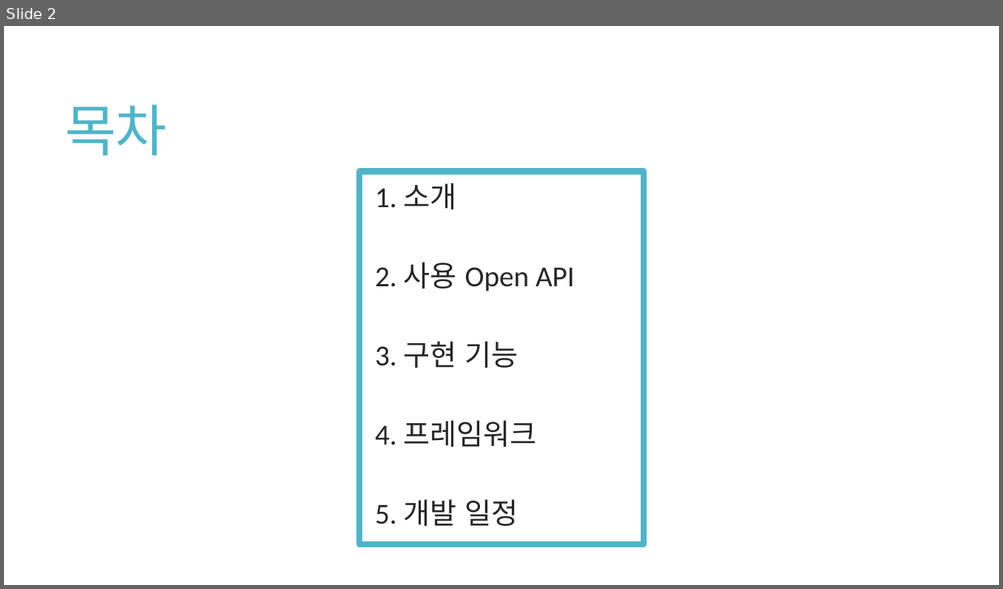
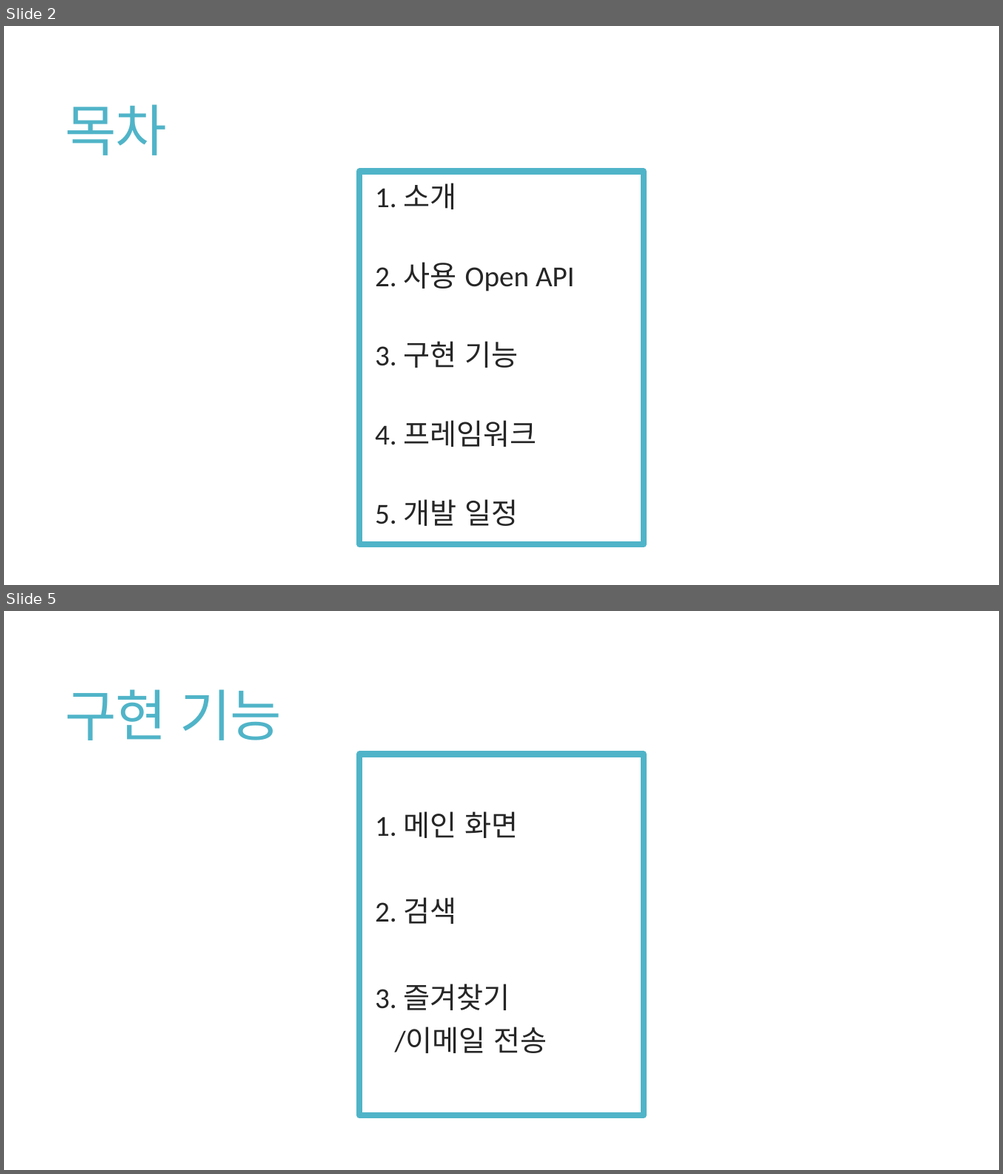
Before and after one commit to 1TAEK/ScriptLanguage-TermProject, a slide deck: 기획/2019스크립트언어 ㅌㅌ팀 기획발표.pptx. Shown one above the other, each under a label of ours: slide 2 before the commit, slides 2 and 5 after it; the slides between them are not shown. The pictures are 1003x589 and 1003x1174 pixels, drawn with LibreOffice and Linux fonts; fonts in the diff are those of the drawing. Boxes give left, top, right and bottom in pixels: in the first picture for what was removed or moved away, otherwise in the second. Text is boxed around its words. In the diff, an @@ line names an element or a change of style, - is before the commit and + after.

```diff
--- a/기획/2019스크립트언어 ㅌㅌ팀 기획발표.pptx
+++ b/기획/2019스크립트언어 ㅌㅌ팀 기획발표.pptx
@@ slide 5 added at [4, 611, 999, 1170], background #FFFFFF @@
@@ title added at [65, 689, 282, 741], 54 pt, text #50B4C8 @@
+구현 기능
@@ text added at [359, 755, 643, 1116], outline #50B4C8 6 pt, 28 pt, text #262626 @@
+  1. 메인 화면
+  2. 검색
+  3. 즐겨찾기
+  /이메일 전송
```
Also in this commit, not shown: 5 slides changed, 3 other slides added.
